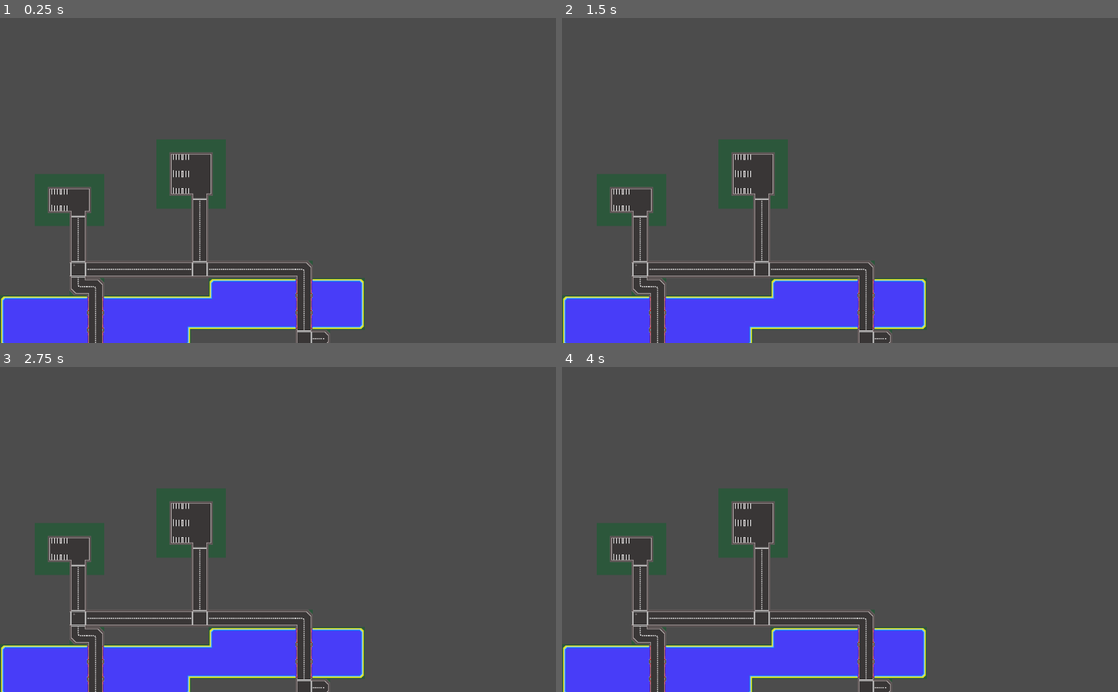
Above: before the commit, frames 1-4 (two rows, left to right).
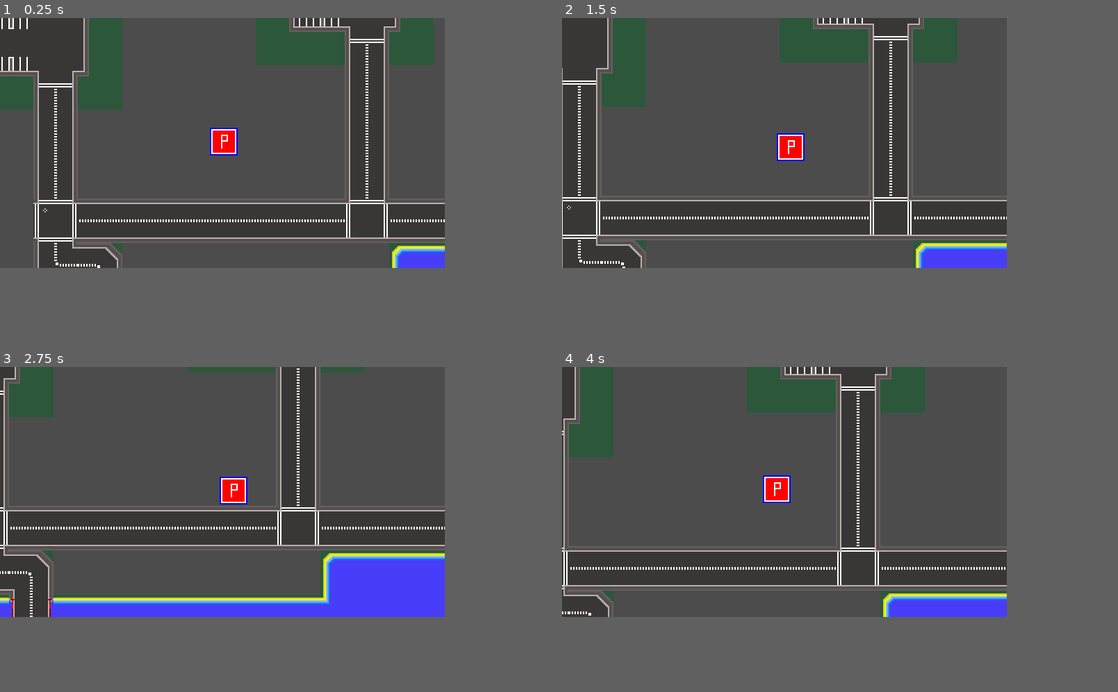
Above: after the commit, the same moments.

Repository: layonthehorn/Wasteland_clone
Game: Godot game, scene res://TestWorld.tscn
Two runs of this game, one before a commit and one after it. Both use one fixed random seed, a clock stepped at 60 frames per second and the inputs below.
Inputs:
- Up to frame 1 (0.25 s): no input
- Up to frame 2 (1.5 s): tap Enter at 0.5 s; hold D (ui_right, bound only after the commit) 0.53-1.28 s; hold S (ui_down, bound only after the commit) from 1.28 s (still down)
- Up to frame 3 (2.75 s): release S (ui_down, bound only after the commit) at 2.03 s; hold D (ui_right, bound only after the commit) from 2.03 s (still down)
- Up to frame 4 (4 s): release D (ui_right, bound only after the commit) at 2.78 s; hold W (ui_up, bound only after the commit) 2.78-3.53 s; hold A (ui_left, bound only after the commit) from 3.53 s (still down)
The window is 800x468 before the commit and 640x360 after it. Grey fills any space a smaller window leaves; there, only what the larger window draws over its background counts as a difference.

The runs differ from the first frame. In frame 1, 23% of the frame differs, in the area x 0-80%, y 0-100%; in frame 2, 22%; in frame 3, 25%; in frame 4, 23%.

Commit message:
Added player and camera following.

Diff:
--- /dev/null
+++ b/Player.gd
@@ -0,0 +1,48 @@
+extends KinematicBody2D
+
+# Vector of two objects
+var velocity = Vector2.ZERO
+enum {
+	MOVE,
+
+}
+var state = MOVE
+const MAX_SPEED = 40
+const ACCELERATION = 500
+const FRICTION = 500
+
+# tracking player movement
+# main loop
+func _physics_process(delta):
+
+	# light state machine to switch states
+	match state:
+		MOVE:
+			move_state(delta)
+
+
+# Functions below here.
+
+func move_state(delta):
+	var input_vector = get_input()
+
+	if input_vector != Vector2.ZERO:
+		# slowly increases our speed every frame input is pressed
+		velocity = velocity.move_toward(input_vector * MAX_SPEED, ACCELERATION * delta)
+	else:
+		# if not pressing buttons it slows you to a stop
+		velocity = velocity.move_toward(Vector2.ZERO, FRICTION * delta)
+
+	# saving current velocity for later next physics check
+	velocity = move_and_slide(velocity)
+
+
+func get_input():
+	var input_vector = Vector2.ZERO
+	# getting right and left input
+	input_vector.x = Input.get_action_strength("ui_right") - Input.get_action_strength("ui_left")
+	# getting up and down input
+	input_vector.y = Input.get_action_strength("ui_down") - Input.get_action_strength("ui_up")
+	# normalizing them together to prevent faster diaganal moving
+	input_vector = input_vector.normalized()
+	return input_vector
--- /dev/null
+++ b/Player.tscn
@@ -0,0 +1,17 @@
+[gd_scene load_steps=4 format=2]
+
+[ext_resource path="res://Props/player.png" type="Texture" id=1]
+[ext_resource path="res://Player.gd" type="Script" id=2]
+
+[sub_resource type="CircleShape2D" id=1]
+radius = 9.86549
+
+[node name="Player" type="KinematicBody2D"]
+script = ExtResource( 2 )
+
+[node name="Sprite" type="Sprite" parent="."]
+texture = ExtResource( 1 )
+
+[node name="CollisionShape2D" type="CollisionShape2D" parent="."]
+position = Vector2( 0.834274, -1.00113 )
+shape = SubResource( 1 )
--- /dev/null
+++ b/PlayerCam.tscn
@@ -0,0 +1,12 @@
+[gd_scene format=2]
+
+[node name="Camera2D" type="Camera2D"]
+position = Vector2( 160, 88 )
+current = true
+smoothing_enabled = true
+
+[node name="Node" type="Node" parent="."]
+
+[node name="TopLeft" type="Position2D" parent="Node"]
+
+[node name="ButtomRight" type="Position2D" parent="Node"]
--- a/TestWorld.tscn
+++ b/TestWorld.tscn
@@ -1,11 +1,20 @@
-[gd_scene load_steps=2 format=2]
+[gd_scene load_steps=4 format=2]
 
 [ext_resource path="res://TileSets/TileMaps.tscn" type="PackedScene" id=1]
+[ext_resource path="res://Player.tscn" type="PackedScene" id=2]
+[ext_resource path="res://PlayerCam.tscn" type="PackedScene" id=3]
 
 [node name="TestWorld" type="Node2D"]
 
-[node name="Player" type="KinematicBody2D" parent="."]
+[node name="YSort" type="YSort" parent="."]
 
-[node name="TileMaps" parent="." instance=ExtResource( 1 )]
+[node name="Player" parent="YSort" instance=ExtResource( 2 )]
+position = Vector2( 264, 408 )
 
-[editable path="TileMaps"]
+[node name="RemoteTransform2D" type="RemoteTransform2D" parent="YSort/Player"]
+remote_path = NodePath("../../../Camera2D")
+
+[node name="TileMaps" parent="YSort" instance=ExtResource( 1 )]
+
+[node name="Camera2D" parent="." instance=ExtResource( 3 )]
+position = Vector2( 264, 408 )
--- a/project.godot
+++ b/project.godot
@@ -19,6 +19,41 @@
 run/main_scene="res://TestWorld.tscn"
 config/icon="res://icon.png"
 
+[display]
+
+window/size/width=320
+window/size/height=180
+window/size/test_width=1280
+window/size/test_height=720
+window/stretch/mode="2d"
+
+[input]
+
+ui_left={
+"deadzone": 0.5,
+"events": [ Object(InputEventKey,"resource_local_to_scene":false,"resource_name":"","device":0,"alt":false,"shift":false,"control":false,"meta":false,"command":false,"pressed":false,"scancode":65,"unicode":0,"echo":false,"script":null)
+, Object(InputEventJoypadButton,"resource_local_to_scene":false,"resource_name":"","device":0,"button_index":14,"pressure":0.0,"pressed":false,"script":null)
+ ]
+}
+ui_right={
+"deadzone": 0.5,
+"events": [ Object(InputEventKey,"resource_local_to_scene":false,"resource_name":"","device":0,"alt":false,"shift":false,"control":false,"meta":false,"command":false,"pressed":false,"scancode":68,"unicode":0,"echo":false,"script":null)
+, Object(InputEventJoypadButton,"resource_local_to_scene":false,"resource_name":"","device":0,"button_index":15,"pressure":0.0,"pressed":false,"script":null)
+ ]
+}
+ui_up={
+"deadzone": 0.5,
+"events": [ Object(InputEventKey,"resource_local_to_scene":false,"resource_name":"","device":0,"alt":false,"shift":false,"control":false,"meta":false,"command":false,"pressed":false,"scancode":87,"unicode":0,"echo":false,"script":null)
+, Object(InputEventJoypadButton,"resource_local_to_scene":false,"resource_name":"","device":0,"button_index":12,"pressure":0.0,"pressed":false,"script":null)
+ ]
+}
+ui_down={
+"deadzone": 0.5,
+"events": [ Object(InputEventKey,"resource_local_to_scene":false,"resource_name":"","device":0,"alt":false,"shift":false,"control":false,"meta":false,"command":false,"pressed":false,"scancode":83,"unicode":0,"echo":false,"script":null)
+, Object(InputEventJoypadButton,"resource_local_to_scene":false,"resource_name":"","device":0,"button_index":13,"pressure":0.0,"pressed":false,"script":null)
+ ]
+}
+
 [rendering]
 
 environment/default_environment="res://default_env.tres"
Binary file added: Props/player.png
Not shown, added: Props/player.png.import
